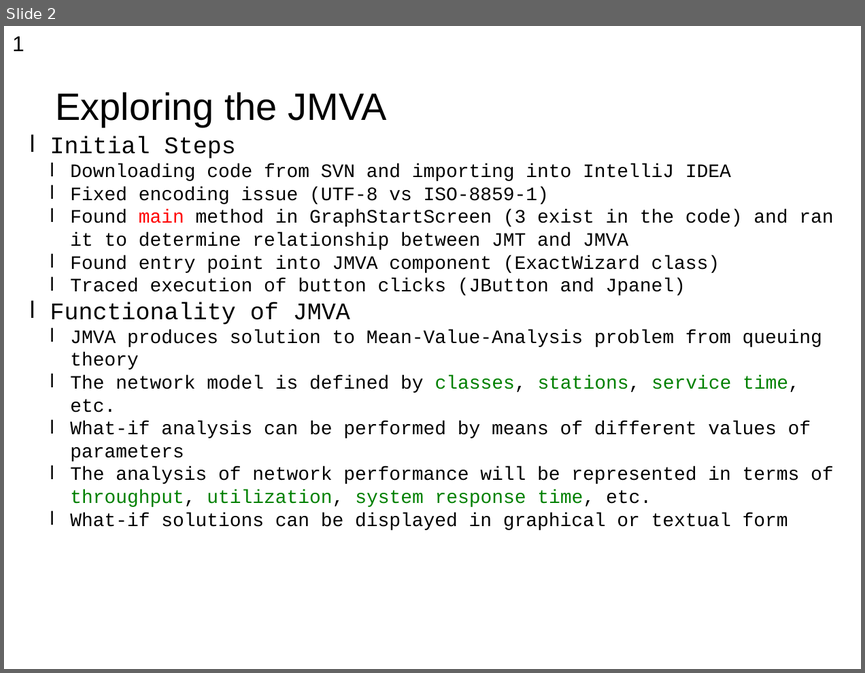
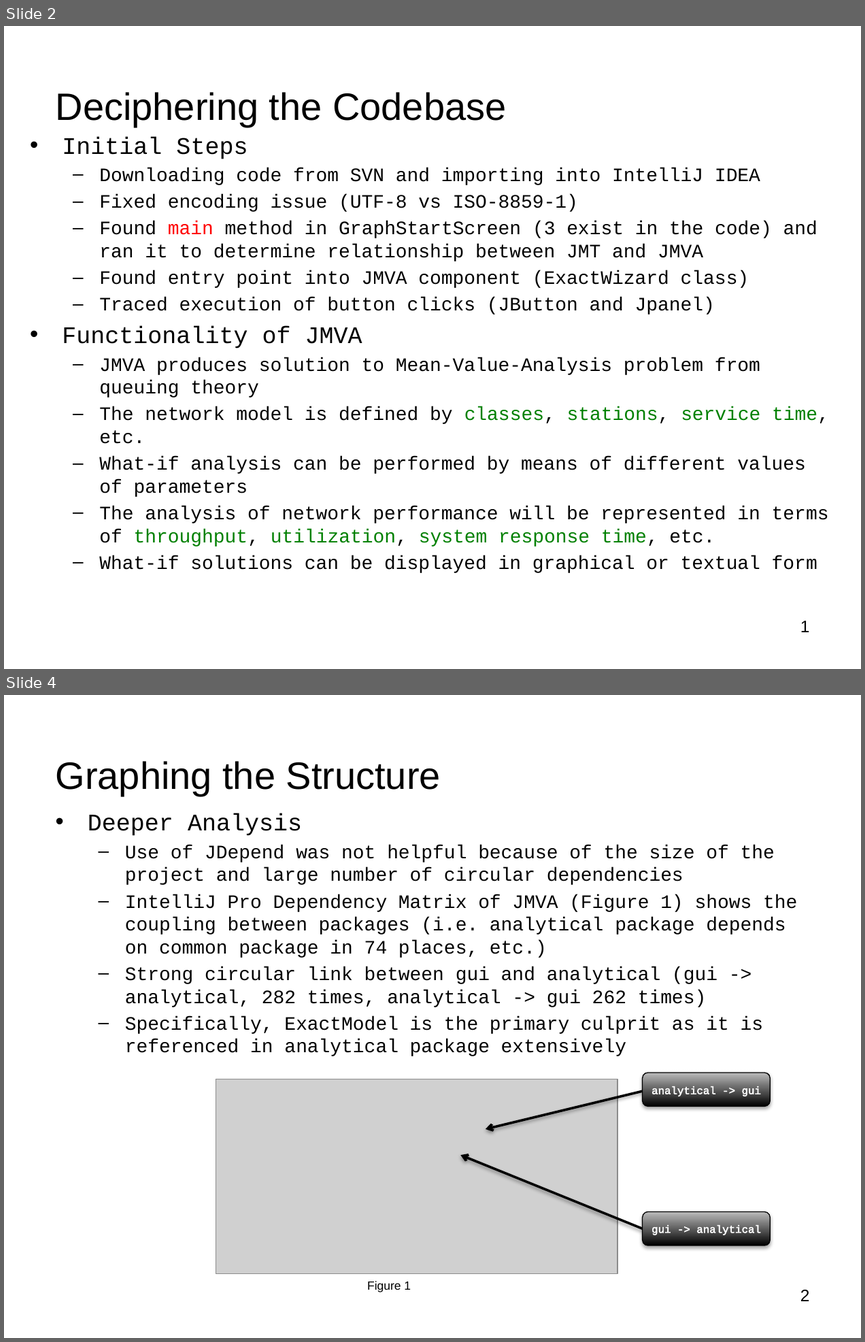
Before and after one commit to pavelgrib/SE_CW1, a slide deck: jmva_presentation.pptx. Shown one above the other, each under a label of ours: slide 2 before the commit, slides 2 and 4 after it; the slides between them are not shown. The pictures are 865x673 and 865x1342 pixels, drawn with LibreOffice and Linux fonts; fonts in the diff are those of the drawing; grey boxes stand for pictures; background and template pictures are left out. Boxes give left, top, right and bottom in pixels: in the first picture for what was removed or moved away, otherwise in the second. Text is boxed around its words. In the diff, an @@ line names an element or a change of style, - is before the commit and + after.

```diff
--- a/jmva_presentation.pptx
+++ b/jmva_presentation.pptx
@@ slide 4 added at [4,695,861,1338], background picture (left out) @@
@@ title added at [56,761,441,796], 32 pt, text #000000 @@
+Graphing the Structure
@@ text added at [88,814,797,1056], 16 pt, text #000000 @@
+• Deeper Analysis
+  – Use of JDepend was not helpful because of the size of the project and large number of circular dependencies
+  – IntelliJ Pro Dependency Matrix of JMVA (Figure 1) shows the coupling between packages (i.e. analytical package depends on common package in 74 places, etc.)
+  – Strong circular link between gui and analytical (gui -> analytical, 282 times, analytical -> gui 262 times)
+  – Specifically, ExactModel is the primary culprit as it is referenced in analytical package extensively
@@ picture added at [215,1079,617,1273] @@
@@ rounded rectangle added at [643,1072,770,1106], fill gradient #000000 to #BDBDBD, outline #000000 0.75 pt @@
@@ arrow added from (643, 1091) to (485, 1129), #000000 2 pt @@
@@ text added at [651,1086,761,1097], 9 pt, text #FFFFFF @@
+analytical -> gui
@@ arrow added from (643, 1228) to (461, 1155), #000000 2 pt @@
@@ rounded rectangle added at [643,1212,770,1245], fill gradient #000000 to #BDBDBD, outline #000000 0.75 pt @@
@@ text added at [651,1225,761,1236], 9 pt, text #FFFFFF @@
+gui -> analytical
@@ text added at [367,1280,411,1292], 10 pt, text #000000 @@
+Figure 1
@@ text added at [800,1289,810,1301], 14 pt, text #000000 @@
+2
@@ slide 2 changed as well @@
@@ title at [56,92,506,127]: text changed @@
-Exploring the JMVA
+Deciphering the Codebase
@@ text "Initial Steps" at [62,137,829,573]: bullet l to •; more space between paragraphs; bullet l to – @@
@@ text "1": place and size @@
-text "1" at [12,36,24,51]
+text "1" at [800,620,810,632]
@@ text "1" at [800,620,810,632]: size 18 to 14 pt; alignment left to right @@
```
Also in this commit, not shown: 7 other slides changed, 1 slide removed.
